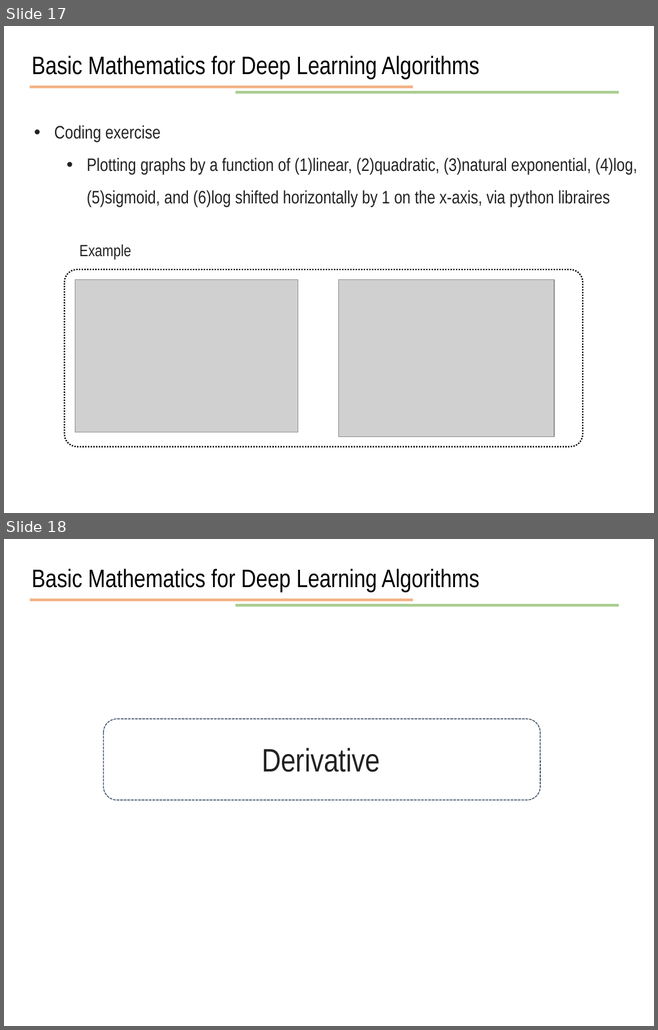
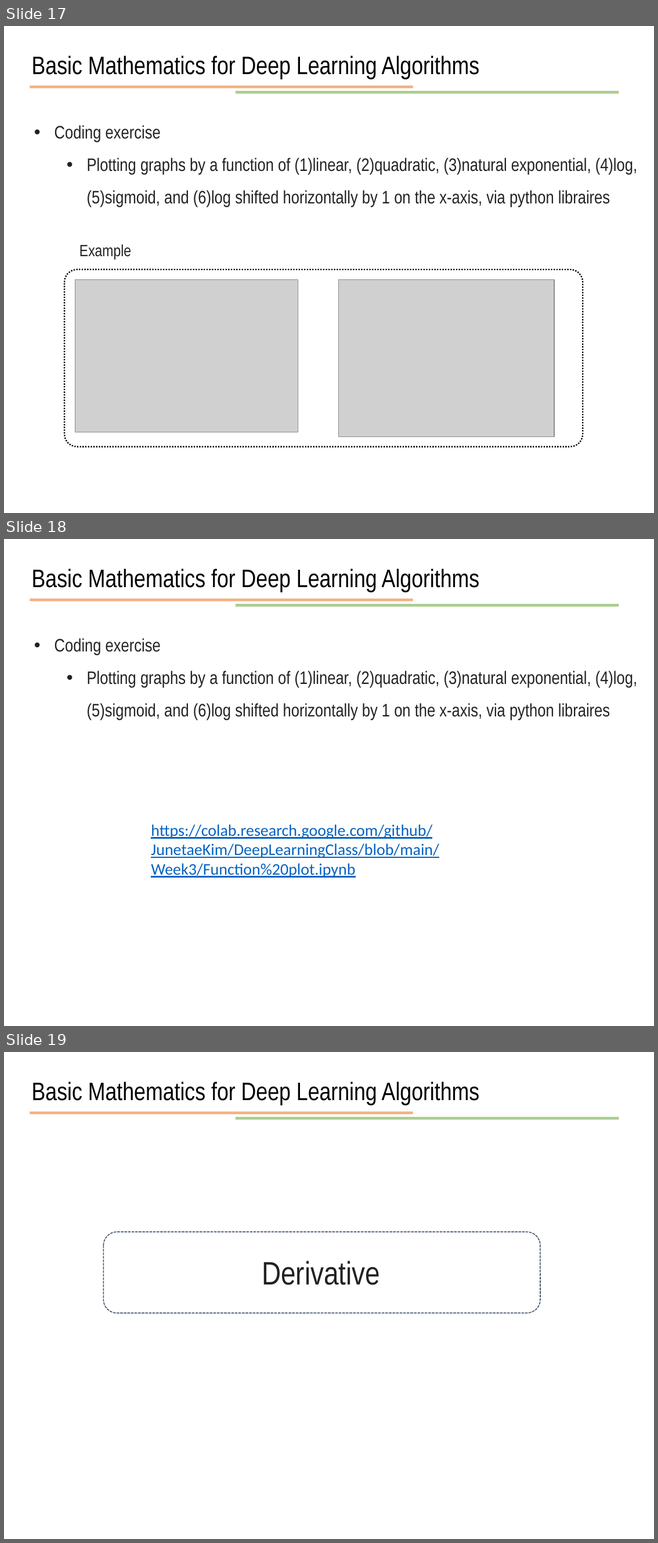
Before and after one commit to JunetaeKim/DeepLearningClass, a slide deck: Week3/week3 basic concepts.pptx. Shown one above the other, each under a label of ours: slides 17 and 18 before the commit, slides 17, 18 and 19 after it. The pictures are 658x1030 and 658x1543 pixels, drawn with LibreOffice and Linux fonts; fonts in the diff are those of the drawing; grey boxes stand for pictures. Boxes give left, top, right and bottom in pixels: in the first picture for what was removed or moved away, otherwise in the second. Text is boxed around its words. In the diff, an @@ line names an element or a change of style, - is before the commit and + after.

Commit message:
updated

```diff
--- a/Week3/week3 basic concepts.pptx
+++ b/Week3/week3 basic concepts.pptx
@@ slide 18 added at (4,539,654,1026), background #FFFFFF @@
@@ text added at (32,569,480,592), 28 pt, text #000000 @@
+Basic Mathematics for Deep Learning Algorithms
@@ line added from (30, 600) to (412, 600), #ED7D31 3 pt @@
@@ line added from (235, 605) to (619, 605), #70AD47 3 pt @@
@@ text added at (54,638,637,720), 20 pt, text #222222 @@
+• Coding exercise
+  • Plotting graphs by a function of (1)linear, (2)quadratic, (3)natural exponential, (4)log, (5)sigmoid, and (6)log shifted horizontally by 1 on the x-axis, via python libraires
@@ text added at (151,824,439,878), 18 pt, text #0563C1, underline @@
+https://colab.research.google.com/github/JunetaeKim/DeepLearningClass/blob/main/Week3/Function%20plot.ipynb
@@ what was slide 18 is now slide 19 @@
```
Also in this commit, not shown: 6 slides changed.
